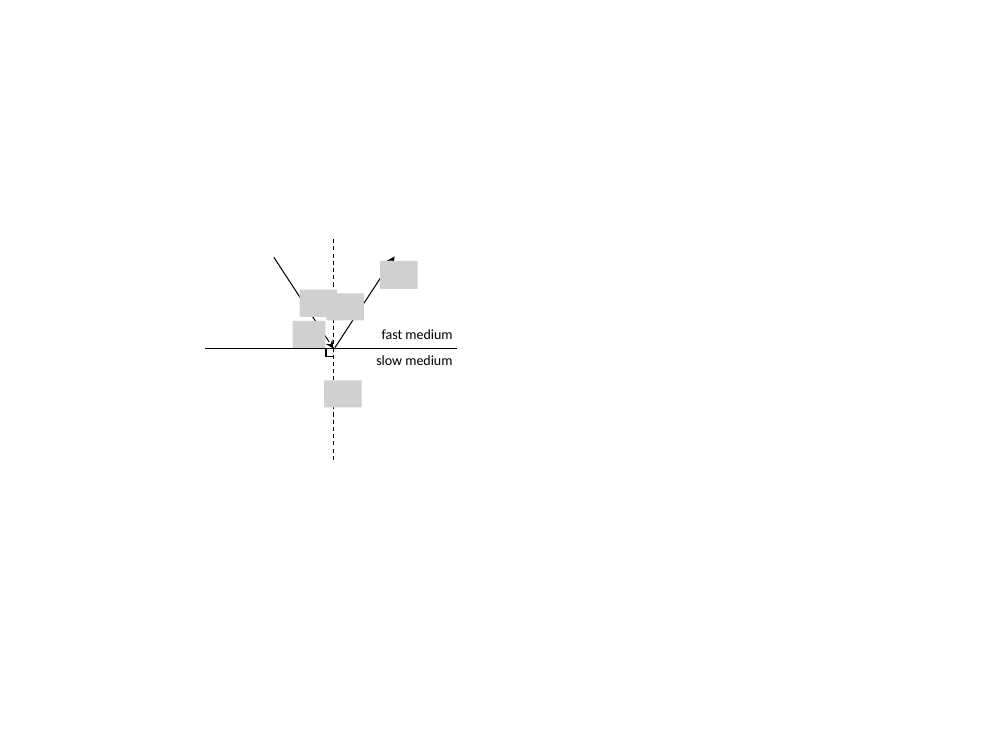
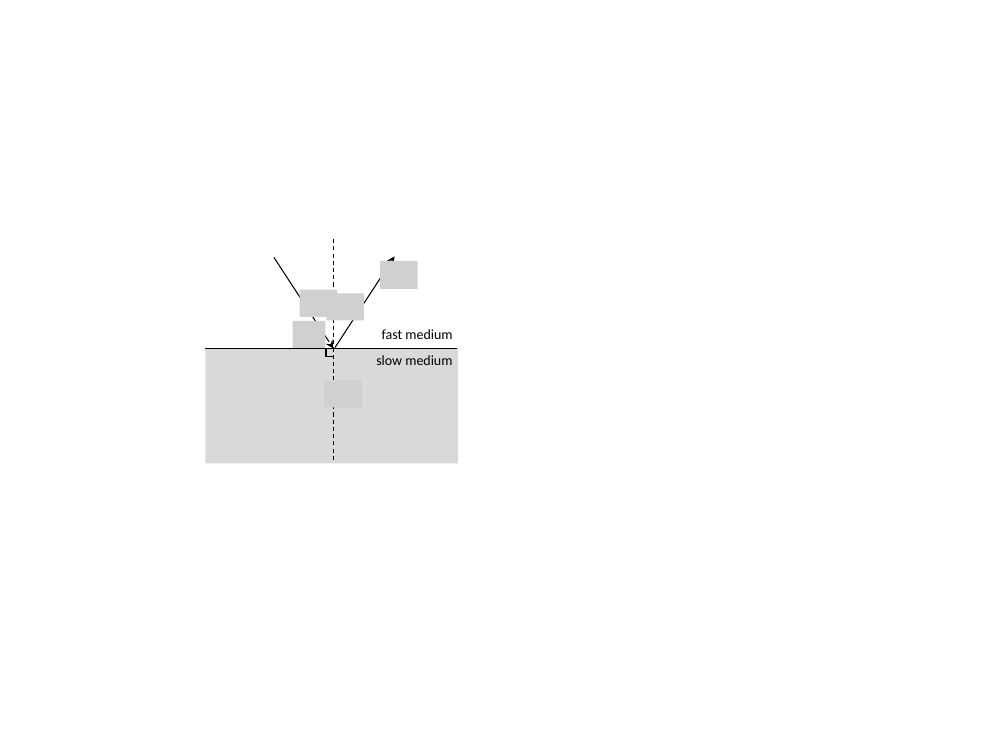
Before and after one commit to RichmondPhysics/132, a slide deck: slide 1 of StudentGuideModule2/deriving_snells_law/wave_vectors.pptx. Drawn at 1008x756 pixels with LibreOffice and Linux fonts; fonts in the diff are those of the drawing; grey boxes stand for pictures. Boxes give left, top, right and bottom in pixels: in the first picture for what was removed or moved away, otherwise in the second. Text is boxed around its words. In the diff, an @@ line names an element or a change of style, - is before the commit and + after.

```diff
--- a/StudentGuideModule2/deriving_snells_law/wave_vectors.pptx
+++ b/StudentGuideModule2/deriving_snells_law/wave_vectors.pptx
@@ rectangle added at [206,349,459,464], fill #D9D9D9 @@
```
Also in this commit, not shown: 9 other files.
